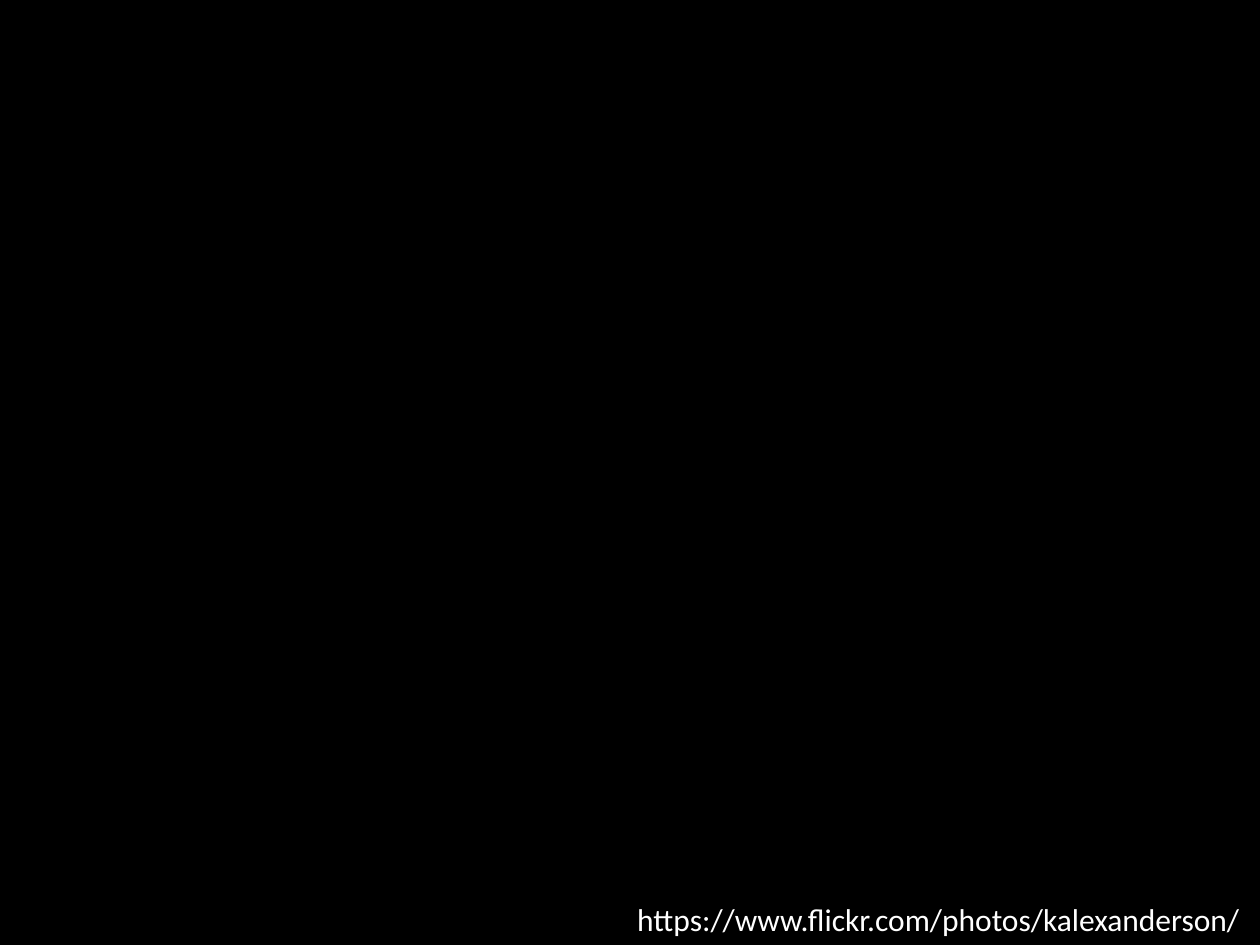
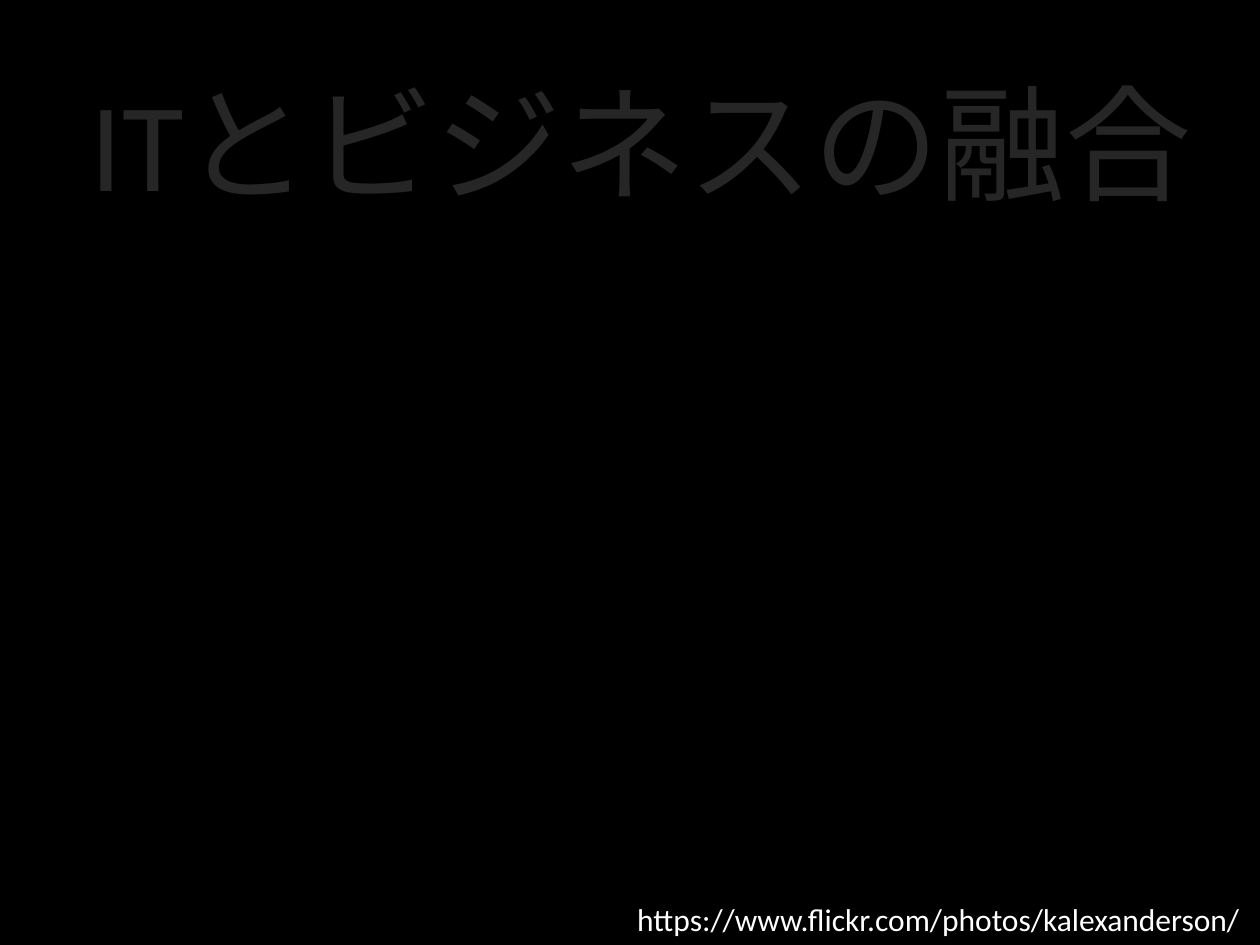
Before and after one commit to citrus1981/document, a slide deck: slide 12 of agile.pptx (slide 8 before the commit). Drawn at 1260x945 pixels with LibreOffice and Linux fonts; fonts in the diff are those of the drawing; background and template pictures are left out. Boxes give left, top, right and bottom in pixels: in the first picture for what was removed or moved away, otherwise in the second. Text is boxed around its words. In the diff, an @@ line names an element or a change of style, - is before the commit and + after.

```diff
--- a/agile.pptx
+++ b/agile.pptx
@@ text added at (x1=90, y1=71, x2=1191, y2=225), 72 pt, text #262626 @@
+ITとビジネスの融合
```
Also in this commit, not shown: 6 other slides changed, 4 slides added, 6 slides removed.
